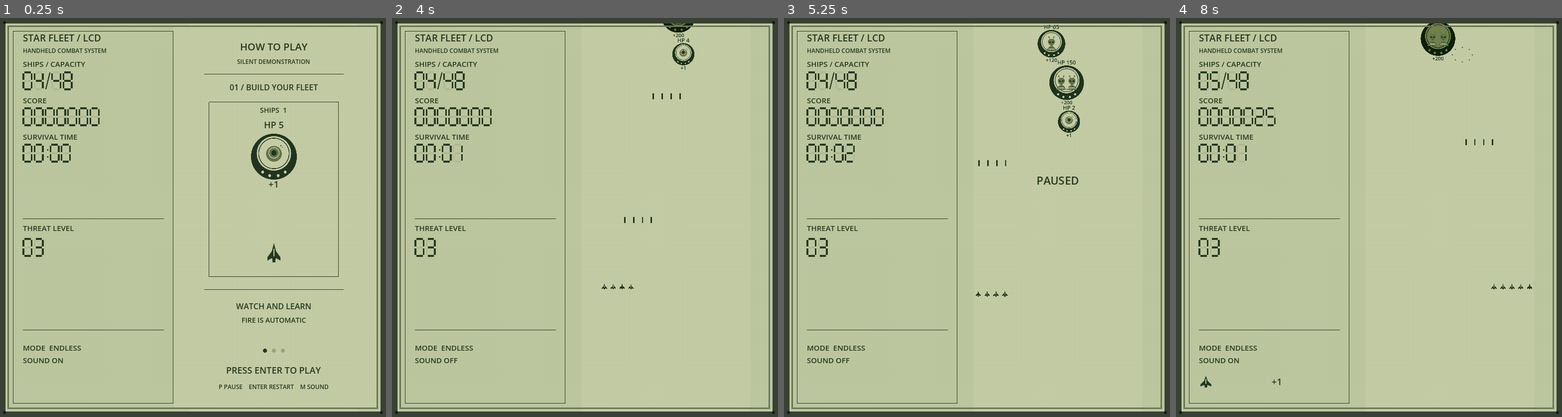
Above: before the commit, frames 1-4 (left to right).
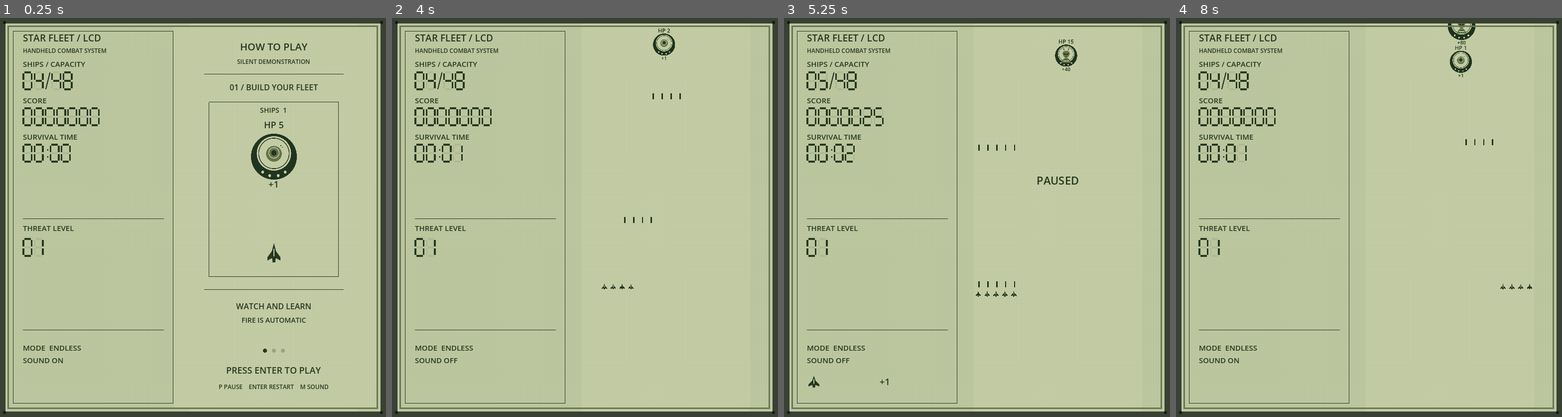
Above: after the commit, the same moments.

Repository: barmassimo/pocket-invasion
Game: Godot game, scene res://scenes/main.tscn
Two runs of this game, one before a commit and one after it. Both use one fixed random seed, a clock stepped at 60 frames per second and the inputs below.
Inputs (mouse positions are in pixels of both pictures, inside the frame that each line leads up to):
- Up to frame 1 (0.25 s): no input
- Up to frame 2 (4 s): tap Enter at 0.5, 2.1, 2.75 s; move the mouse to (669, 197) at 0.52 s; hold D 0.53-1.28 s; tap Ctrl at 0.6 s; click (669, 197) at 0.67 s; move the mouse to (507, 237) at 1.27 s; hold S 1.28-2.03 s; tap P at 1.35 s; tap Space at 2 s; move the mouse to (623, 129) at 2.02 s; hold D 2.03-2.78 s; move the mouse to (565, 297) at 2.77 s; hold W 2.78-3.53 s; tap Keypad Enter at 2.85 s; click (565, 297) at 2.92 s; move the mouse to (700, 277) at 3.52 s; hold Left from 3.53 s (still down); tap M at 3.6 s
- Up to frame 3 (5.25 s): move the mouse to (861, 157) at 4.27 s; tap Ctrl at 4.35 s; move the mouse to (996, 217) at 5.02 s; release Left at 5.03 s; hold S from 5.03 s (still down); tap P at 5.1 s; click (996, 217) at 5.17 s
- Up to frame 4 (8 s): tap Space at 5.75 s; move the mouse to (1311, 117) at 5.77 s; release S at 5.78 s; hold D 5.78-6.53 s; tap Enter at 5.85, 6.5 s; move the mouse to (1453, 197) at 6.52 s; hold W 6.53-7.28 s; tap Keypad Enter at 6.6 s; move the mouse to (1291, 237) at 7.27 s; hold D from 7.28 s (still down); tap M at 7.35 s; click (1291, 237) at 7.42 s

The runs differ from the first frame. In frame 1, less than 0.1% of the frame differs, in the area x 9-11%, y 55-60%; in frame 2, 0.5%; in frame 3, 1.1%, in the area x 6-78%, y 1-93%; in frame 4, 1.0%.

Commit message:
Start at threat level one and accelerate continuously

Diff:
--- a/game/scripts/checks.gd
+++ b/game/scripts/checks.gd
@@ -106,7 +106,18 @@
 	check(generation_valid, "Random encounters stay inside road and preserve reinforcement opportunities")
 	game.reset_run(true, 123)
 	game.spawn_wave()
-	check(game.elapsed == 0.0 and Rules.difficulty_time(game.elapsed) == 120.0 and game.targets.size() >= 2, "Run starts at two-minute difficulty with a fresh survival timer and immediate threats")
+	check(game.elapsed == 0.0 and Rules.difficulty_time(game.elapsed) == 0.0 and game.targets.size() >= 2, "Run starts at first-minute difficulty with a fresh survival timer and immediate threats")
+	check(Rules.threat_level(0.0) == 1 and Rules.threat_level(59.99) == 1 and Rules.threat_level(60.0) == 2 and Rules.threat_level(120.0) == 3, "Threat level starts at one and advances at minute boundaries")
+	var previous_speed: float = Rules.course_speed(Rules.difficulty_time(0.0))
+	var previous_gain: float = 0.0
+	var speed_accelerates: bool = previous_speed < 4.0
+	for step: int in range(1, 36001):
+		var speed: float = Rules.course_speed(Rules.difficulty_time(float(step) / 60.0))
+		var gain: float = speed - previous_speed
+		speed_accelerates = speed_accelerates and gain > previous_gain
+		previous_speed = speed
+		previous_gain = gain
+	check(speed_accelerates, "Gentle opening speed grows every physics tick with increasing gains for ten minutes")
 	var recoveries_present: bool = true
 	for seed_value: int in [42, 123, 456, 789, 2026]:
 		for survival: float in [0.0, 300.0, 1800.0]:
--- a/game/scripts/lcd_display.gd
+++ b/game/scripts/lcd_display.gd
@@ -59,7 +59,7 @@
 	segment_text("%02d:%02d" % [seconds / 60, seconds % 60], Vector2(47, 254), 34)
 	draw_line(Vector2(46, 403), Vector2(329, 403), INK)
 	caption(Vector2(46, 427), "THREAT LEVEL")
-	segment_text("%02d" % (3 + seconds / 60), Vector2(47, 443), 34)
+	segment_text("%02d" % Rules.threat_level(float(seconds)), Vector2(47, 443), 34)
 	draw_line(Vector2(46, 626), Vector2(329, 626), INK)
 
 func segment_text(text: String, at: Vector2, height: float) -> void:
--- a/game/scripts/rules.gd
+++ b/game/scripts/rules.gd
@@ -9,7 +9,7 @@
 const SPACING: float = 0.58
 const SHOT_INTERVAL: float = 0.45
 const MAX_BULLETS: int = 768
-const START_DIFFICULTY_SECONDS: float = 120.0
+const START_DIFFICULTY_SECONDS: float = 0.0
 const RECOVERY_HEALTH: int = 5
 const BULLET_SPEED: float = 28.0
 const SIZE_SCALES: Array[float] = [0.8, 1.0, 1.25, 1.5, 1.8]
@@ -32,7 +32,11 @@
 
 static func course_speed(elapsed: float) -> float:
 	var active: float = maxf(0.0, elapsed - START_DIFFICULTY_SECONDS)
-	return 3.8 + 0.95 * log(1.0 + maxf(0.0, elapsed) / 30.0) + active * 0.008 + active * active * 0.000008
+	# A gentler opening, with continuously increasing acceleration as the run lasts.
+	return 3.8 + active * 0.014 + active * active * 0.000012
+
+static func threat_level(survival_time: float) -> int:
+	return 1 + floori(difficulty_time(survival_time) / 60.0)
 
 static func shot_damage(_count: int) -> int:
 	return 1
